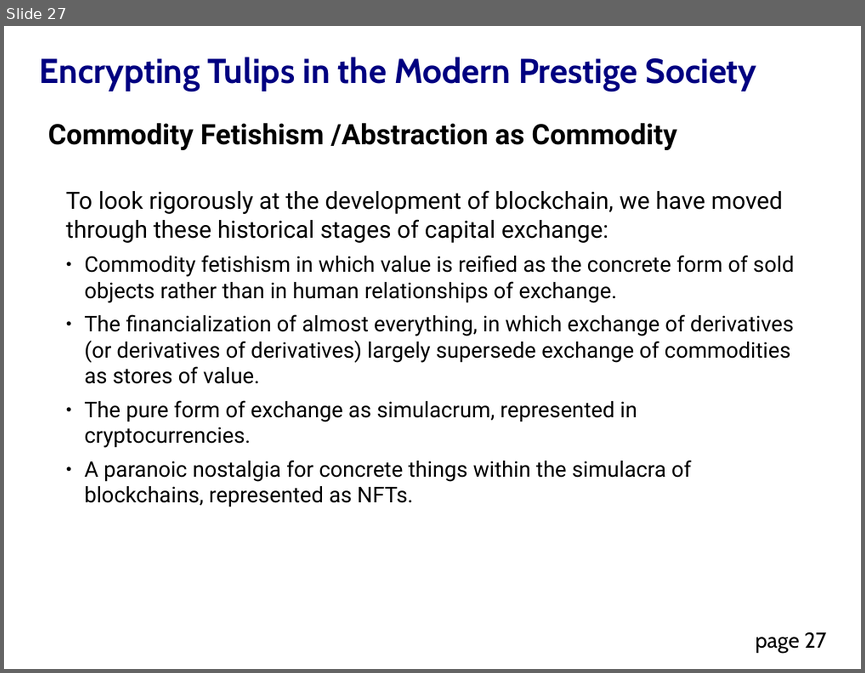
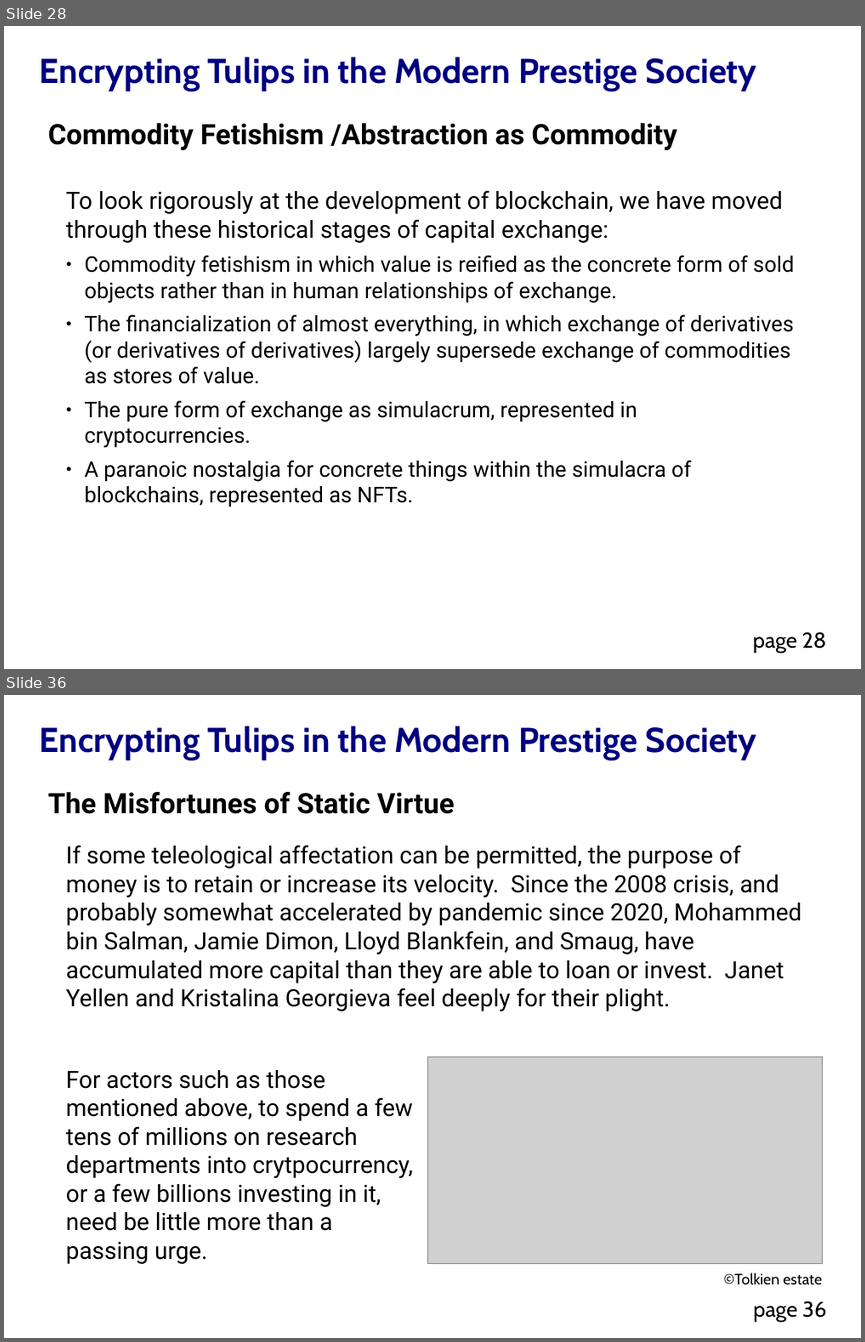
Before and after one commit to DavidMertz/Encrypting_Tulips, a slide deck: Encrypting_Tulips.odp. Shown one above the other, each under a label of ours: slide 27 before the commit, slides 28 and 36 after it; the slides between them are not shown. The pictures are 865x673 and 865x1342 pixels, drawn with LibreOffice and Linux fonts; fonts in the diff are those of the drawing; grey boxes stand for pictures. Boxes give left, top, right and bottom in pixels: in the first picture for what was removed or moved away, otherwise in the second. Text is boxed around its words. In the diff, an @@ line names an element or a change of style, - is before the commit and + after.

```diff
--- a/Encrypting_Tulips.odp
+++ b/Encrypting_Tulips.odp
@@ slide 36 added at box(4, 695, 861, 1338), background #FFFFFF; not listed: 2 template elements that a slide beside it also shows @@
@@ text added at box(48, 792, 454, 814), 26 pt, text #000000, bold @@
+The Misfortunes of Static Virtue
@@ text added at box(66, 845, 801, 1011), 22 pt, text #000000 @@
+If some teleological affectation can be permitted, the purpose of money is to retain or increase its velocity. Since the 2008 crisis, and probably somewhat accelerated by pandemic since 2020, Mohammed bin Salman, Jamie Dimon, Lloyd Blankfein, and Smaug, have accumulated more capital than they are able to loan or invest. Janet Yellen and Kristalina Georgieva feel deeply for their plight.
@@ text added at box(66, 1070, 413, 1264), 22 pt, text #000000 @@
+For actors such as those mentioned above, to spend a few tens of millions on research departments into crytpocurrency, or a few billions investing in it, need be little more than a passing urge.
@@ picture added at box(428, 1057, 822, 1265) @@
@@ text added at box(724, 1272, 822, 1285), 14 pt, text #000000 @@
+©Tolkien estate
@@ what was slide 27 is now slide 28 @@
@@ page number at box(753, 632, 827, 652): text changed @@
-page 27
+page 28
```
Also in this commit, not shown: 5 slides changed, 5 other slides added, 1 slide removed, 5 other files.
